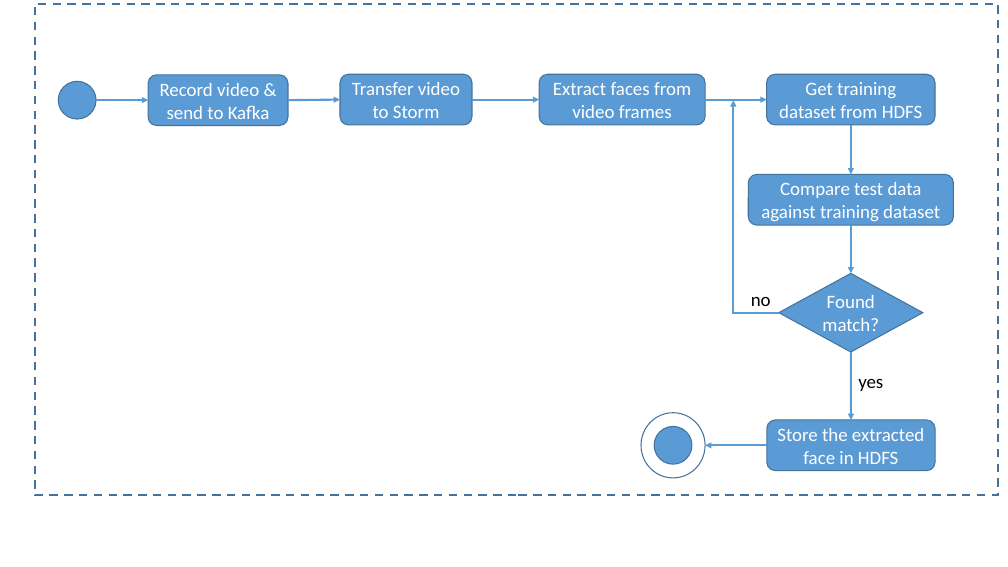
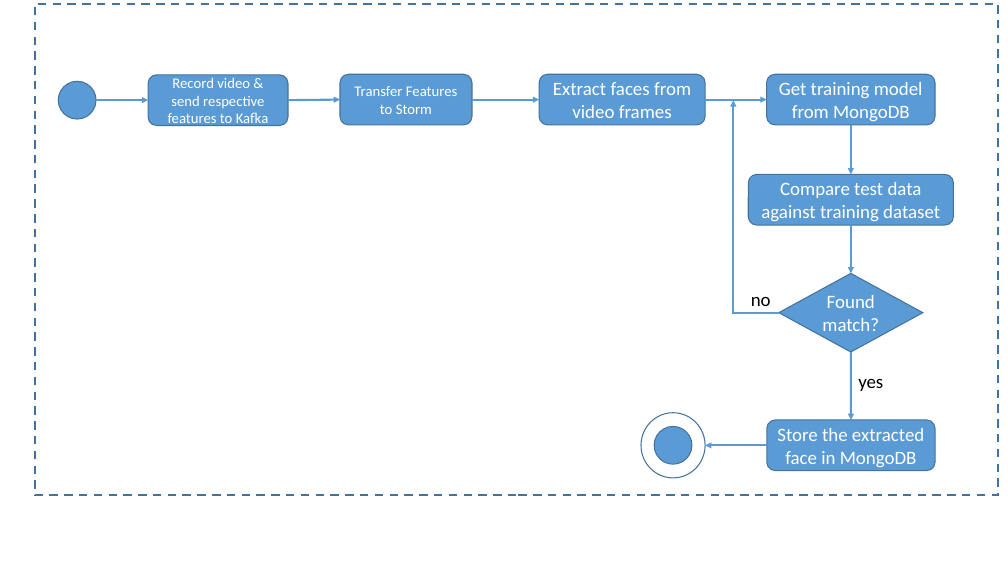
Before and after one commit to npdarsiniOrg/Intuitive-Detective-System, a slide deck: slide 3 of Documentation/Architecture.pptx. Drawn at 1008x567 pixels with LibreOffice and Linux fonts; fonts in the diff are those of the drawing. Boxes give left, top, right and bottom in pixels: in the first picture for what was removed or moved away, otherwise in the second. Text is boxed around its words. In the diff, an @@ line names an element or a change of style, - is before the commit and + after.

```diff
--- a/Documentation/Architecture.pptx
+++ b/Documentation/Architecture.pptx
@@ text in rounded rectangle at box(168, 78, 269, 128): text changed; size 18 to 14 pt @@
-Record video & send to Kafka
+Record video & send respective features to Kafka
@@ text in rounded rectangle at box(354, 86, 457, 114): text changed; size 18 to 14 pt @@
-Transfer video to Storm
+Transfer Features to Storm
@@ text in rounded rectangle at box(779, 82, 923, 121): text changed @@
-Get training dataset from HDFS
+Get training model from MongoDB
@@ text in rounded rectangle at box(777, 428, 924, 467): text changed @@
-Store the extracted face in HDFS
+Store the extracted face in MongoDB
```
Also in this commit, not shown: 4 other slides changed, 2 other files.
